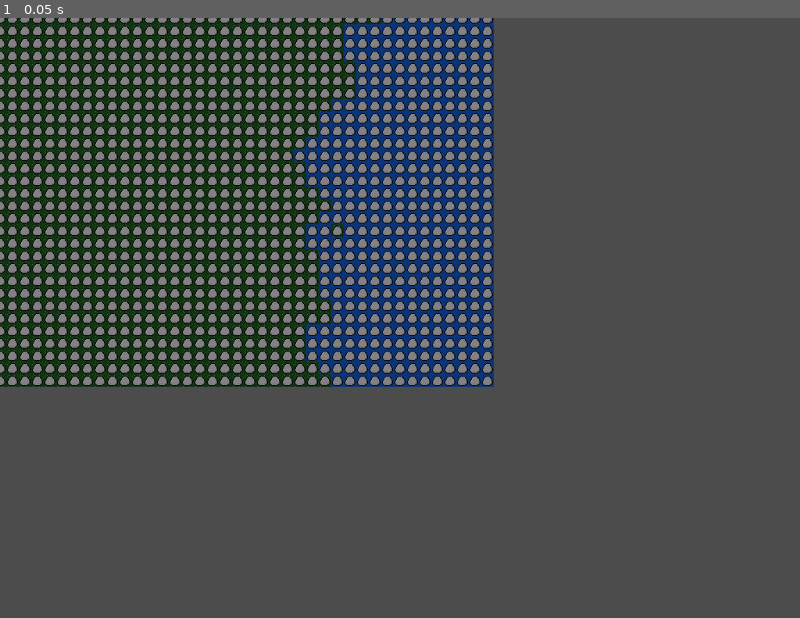
Above: before the commit, frame 1.
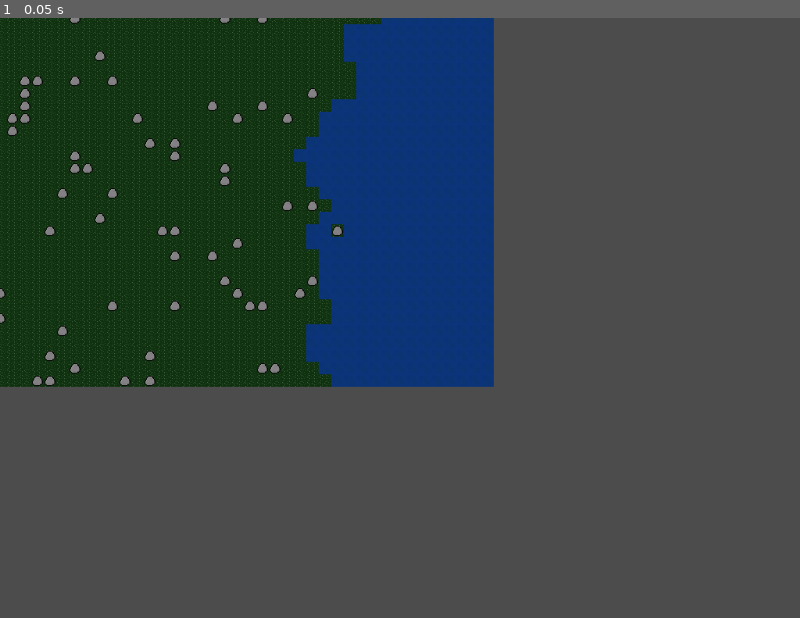
Above: after the commit, the same moment.

Repository: JamCamAbreu/AemonsNook
Game: Godot game, scene res://World/sc_world.tscn
The game is run twice, just before and just after one commit, with the same random seed, the same clock (stepped at 60 frames per second) and the same inputs.
Inputs:
- Up to frame 1 (0.05 s): no input

The runs differ from the first frame. In frame 1, 19% of the frame differs, in the area x 0-62%, y 0-62%.

Commit message:
Clickables Part 1: Create at random pos
+ Clickables can be created at random location
+ Clickable are now restricted to not being created on water

Diff:
--- a/AemonsNook/World/scripts/n2_tile.gd
+++ b/AemonsNook/World/scripts/n2_tile.gd
@@ -28,14 +28,15 @@
 	_setTexture(_type)
 
 func createClickable(type):
-	match (type):
-		CLICKABLETYPE.TREE:
-			var t = load("res://Clickable/click-resources/sc_clickable.tscn")
-			var newClickable = t.instance()
-			add_child(newClickable)
-			newClickable.connect("clicked", self, "clickable_clicked_received")
-			clickable = newClickable
-			hasClickable = true
+	if (hasClickable == false):
+		match (type):
+			CLICKABLETYPE.TREE:
+				var t = load("res://Clickable/click-resources/sc_clickable.tscn")
+				var newClickable = t.instance()
+				add_child(newClickable)
+				newClickable.connect("clicked", self, "clickable_clicked_received")
+				clickable = newClickable
+				hasClickable = true
 
 func destroyClickable():
 	if (hasClickable):
--- a/AemonsNook/World/scripts/n2_tiles.gd
+++ b/AemonsNook/World/scripts/n2_tiles.gd
@@ -40,6 +40,13 @@
 	#_growType(TILE_SCRIPT.TILETYPE.DIRT, 12, "dirt1", 0.5)
 	#_wait(2)
 	#yield(tt, "timeout")
+	createClickableRandom(TILE_SCRIPT.CLICKABLETYPE.TREE, 100)
+
+func createClickableRandom(type, amount):
+	for a in amount:
+		var ranX = randi() % WIDE
+		var ranY = randi() % TALL
+		createClickablePos(ranX, ranY, type)
 
 
 func _generateTiles(type):
@@ -55,11 +62,17 @@
 			newTile.translate(Vector2(c * TILE_SIZE_PIXELS, r * TILE_SIZE_PIXELS))
 			add_child(newTile)
 			tiles[r][c] = newTile
-			createClickablePos(c, r, TILE_SCRIPT.CLICKABLETYPE.TREE)
+
 
 func createClickablePos(x, y, type):
 	var curTile = tiles[y][x]
-	curTile.createClickable(type)
+	var thing2 = TILE_SCRIPT.TILETYPE.WATER
+	if (curTile.type != TILE_SCRIPT.TILETYPE.WATER):
+		curTile.createClickable(type)
+	else:
+		var thing = 2
+
+		var thing3
 
 
 
